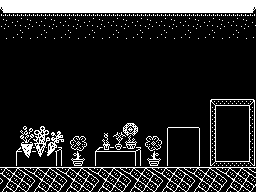
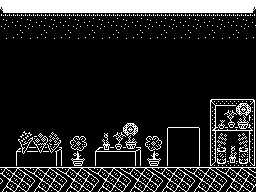
Layers edited between the first and the second 256px x 192px image:
added layer "Копия Flower1" above "Flower1" over left=235, top=103, right=252, bottom=130
added layer "Painting Flowers 003" above "Painting Flowers 002" over left=18, top=130, right=34, bottom=155
added layer "Painting Flowers 002" above "Painting Flowers 001" over left=31, top=132, right=49, bottom=154
added layer "Painting Flowers 001" above "Painting Flowers03" over left=45, top=131, right=62, bottom=154
hid "Painting Flowers03" over left=19, top=126, right=35, bottom=158
hid "Painting Flowers02" over left=32, top=126, right=51, bottom=157
hid "Painting FlowersForMeris" over left=46, top=130, right=64, bottom=156
added layer "Mirrored Painting Flowers 004" above "Painting Flowers 004" over left=238, top=133, right=249, bottom=164
added layer "Painting Flowers 004" above "Flower4" over left=216, top=133, right=227, bottom=164
added layer "Flower4" above "Копия Flower2" over left=217, top=120, right=226, bottom=130
added layer "Копия Flower2" above "Копия Flower3" over left=223, top=109, right=238, bottom=128
added layer "Копия Flower3" above "Flower Shelf" over left=229, top=146, right=237, bottom=164
added layer "Flower Shelf" above "bg02a.bmp" over left=212, top=127, right=253, bottom=132
